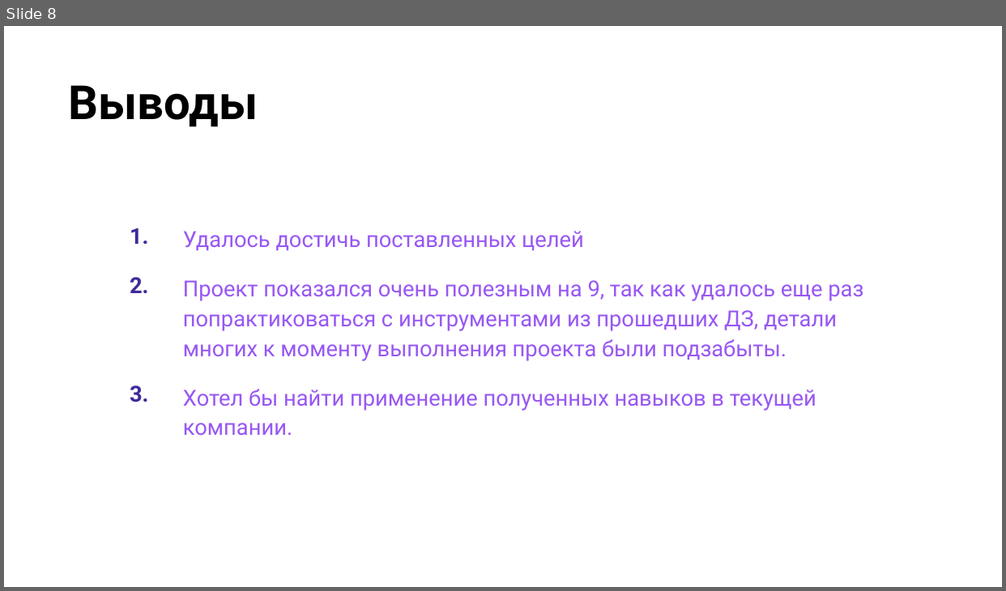
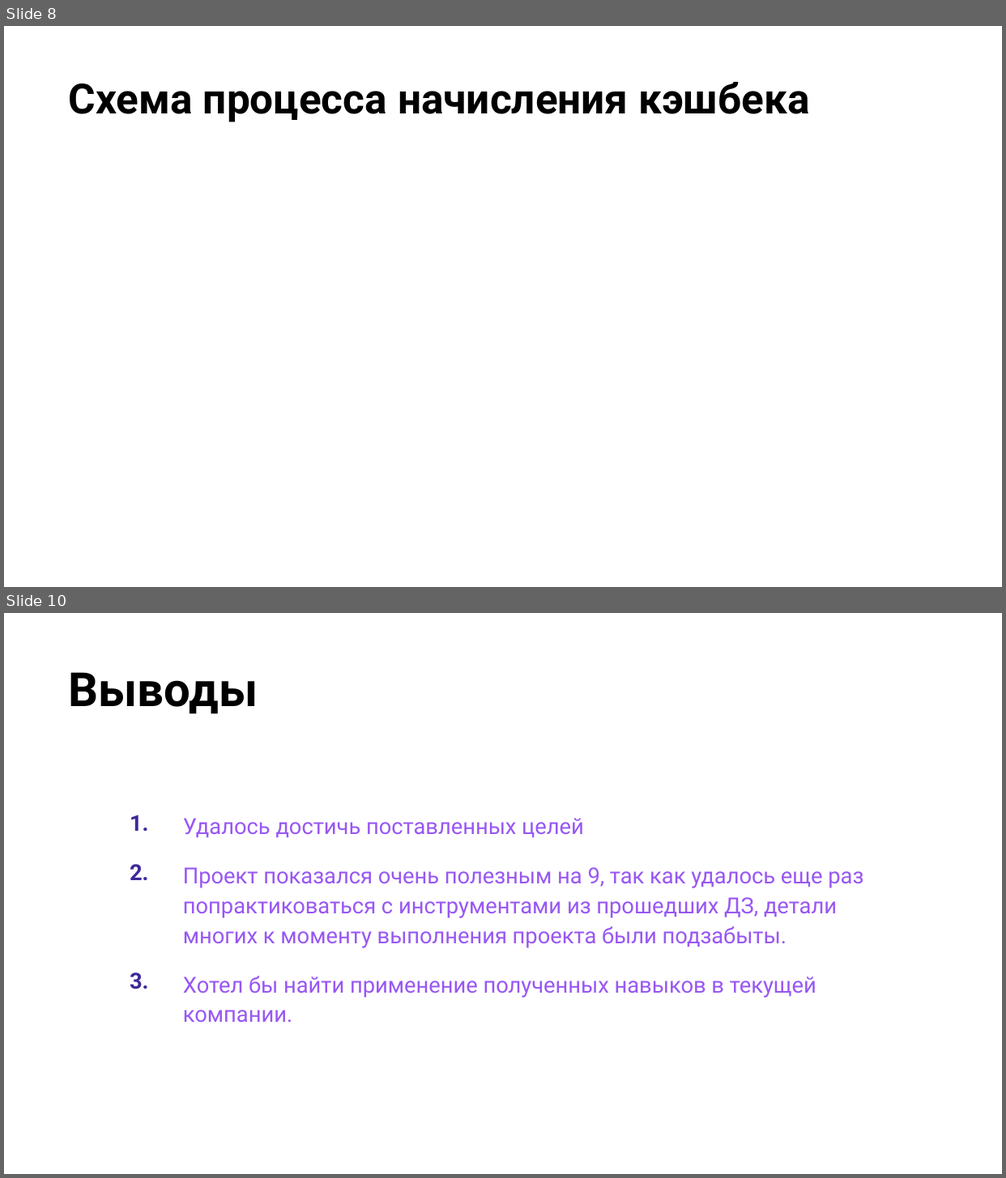
Before and after one commit to Shkuryn/otus_project, a slide deck: doc/СкидочнаяСистема.pptx. Shown one above the other, each under a label of ours: slide 8 before the commit, slides 8 and 10 after it; the slides between them are not shown. The pictures are 1006x591 and 1006x1178 pixels, drawn with LibreOffice and Linux fonts; fonts in the diff are those of the drawing; background and template pictures are left out. Boxes give left, top, right and bottom in pixels: in the first picture for what was removed or moved away, otherwise in the second. Text is boxed around its words. In the diff, an @@ line names an element or a change of style, - is before the commit and + after.

```diff
--- a/doc/СкидочнаяСистема.pptx
+++ b/doc/СкидочнаяСистема.pptx
@@ slide 8 added at [4,26,1002,587], background picture (left out) @@
@@ title added at [69,82,809,122], 30 pt, text #000000, bold @@
+Схема процесса начисления кэшбека
@@ what was slide 8 is now slide 10 @@
```
Also in this commit, not shown: 1 other slide added, 6 other files.
